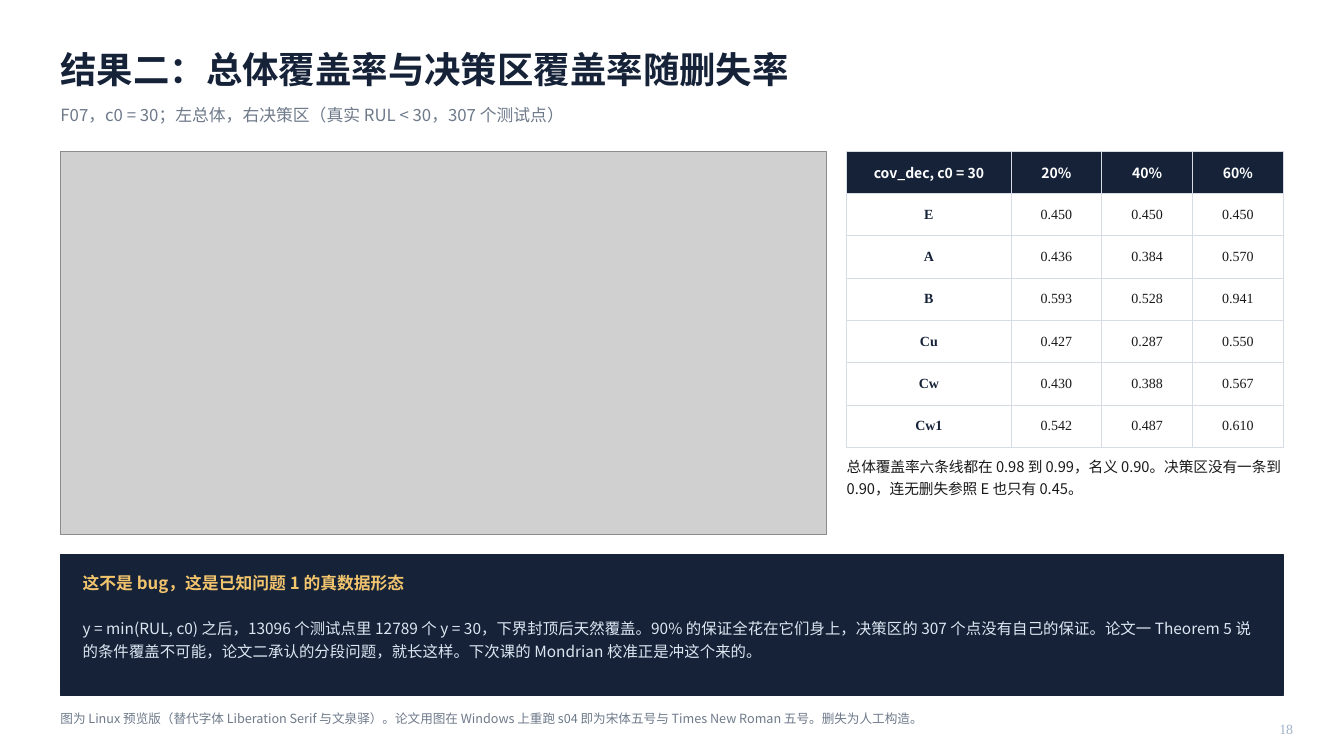
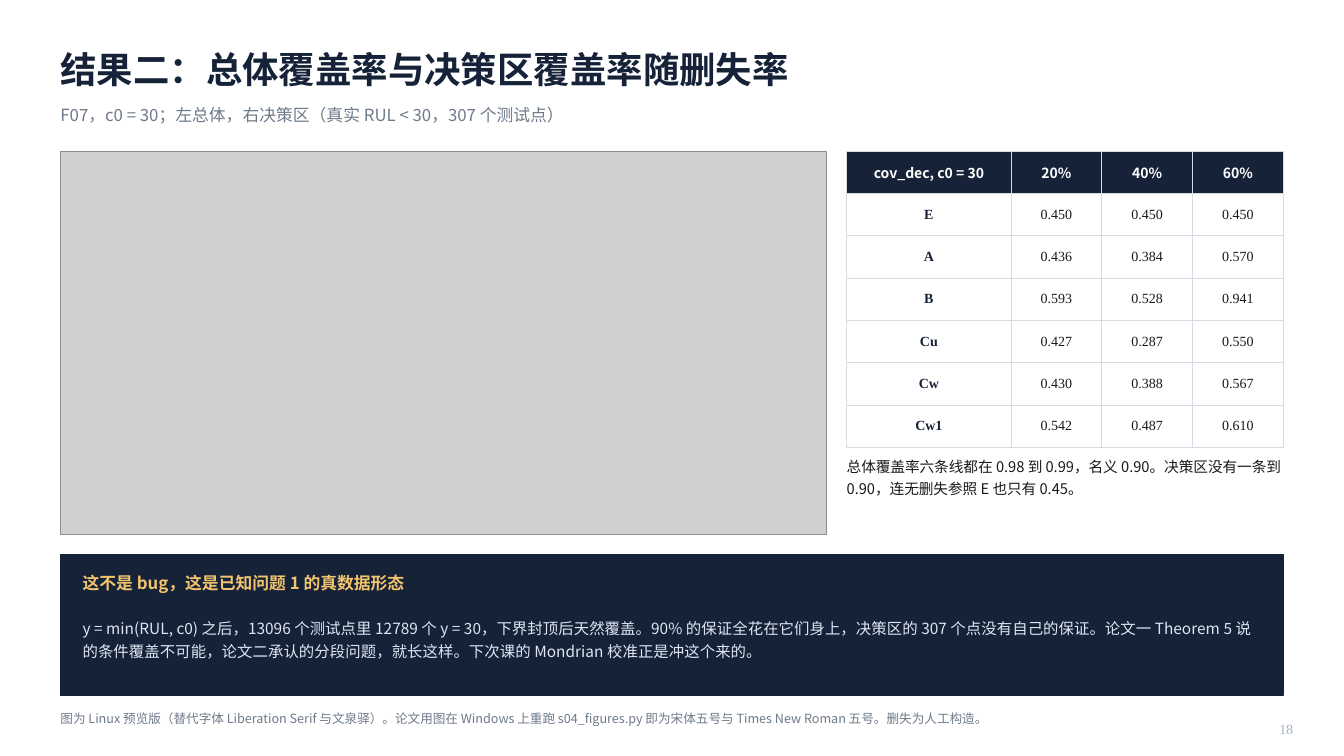
Before and after one commit to chun96309-cloud/lxfs, a slide deck: slide 18 of RUL_censored_conformal_handover/01_slides/第二次课_从想法到能跑的东西.pptx. Drawn at 1344x756 pixels with LibreOffice and Linux fonts; fonts in the diff are those of the drawing; grey boxes stand for pictures. Boxes give left, top, right and bottom in pixels: in the first picture for what was removed or moved away, otherwise in the second. Text is boxed around its words. In the diff, an @@ line names an element or a change of style, - is before the commit and + after.

```diff
--- a/RUL_censored_conformal_handover/01_slides/第二次课_从想法到能跑的东西.pptx
+++ b/RUL_censored_conformal_handover/01_slides/第二次课_从想法到能跑的东西.pptx
@@ text at (x1=60, y1=712, x2=988, y2=726): text changed @@
-图为 Linux 预览版（替代字体 Liberation Serif 与文泉驿）。论文用图在 Windows 上重跑 s04 即为宋体五号与 Times New Roman 五号。删失为人工构造。
+图为 Linux 预览版（替代字体 Liberation Serif 与文泉驿）。论文用图在 Windows 上重跑 s04_figures.py 即为宋体五号与 Times New Roman 五号。删失为人工构造。
```
Also in this commit, not shown: 8 other slides changed, 33 other files.
